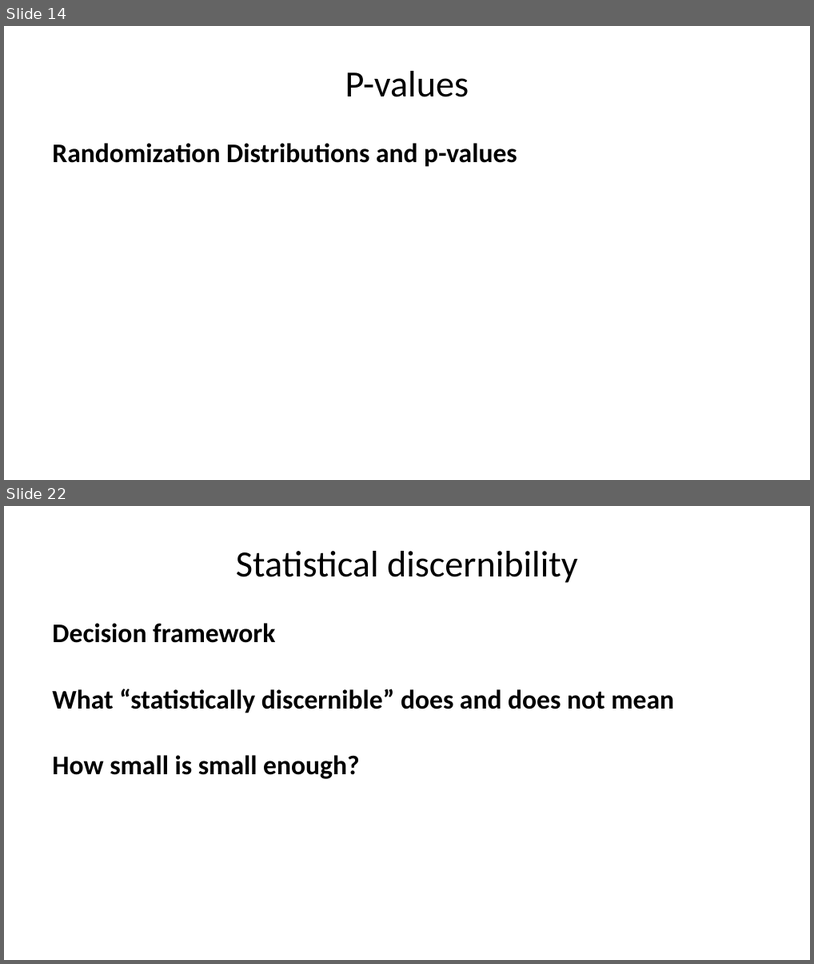
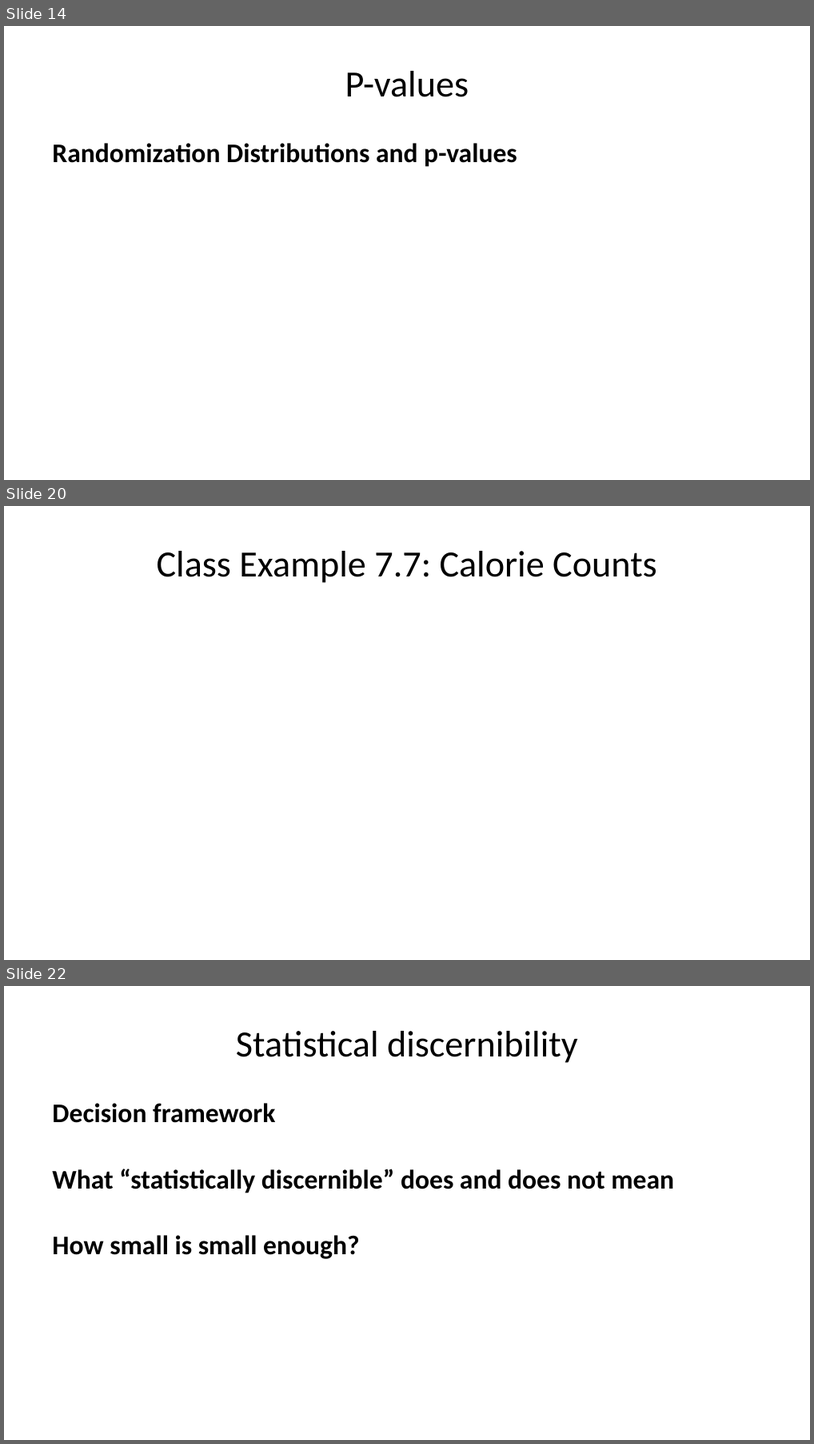
Before and after one commit to DataScienceUWL/DataScienceUWL.github.io, a slide deck: STAT145/resources-2027/randomization/slides.pptx. Shown one above the other, each under a label of ours: slides 14 and 22 before the commit, slides 14, 20 and 22 after it; the slides between them are not shown. The pictures are 814x964 and 814x1444 pixels, drawn with LibreOffice and Linux fonts; fonts in the diff are those of the drawing. Boxes give left, top, right and bottom in pixels: in the first picture for what was removed or moved away, otherwise in the second. Text is boxed around its words. In the diff, an @@ line names an element or a change of style, - is before the commit and + after.

```diff
--- a/STAT145/resources-2027/randomization/slides.pptx
+++ b/STAT145/resources-2027/randomization/slides.pptx
@@ slide 20 added at (4,506,810,960), background #FFFFFF @@
@@ title added at (157,551,658,583), 33 pt, text #000000 @@
+Class Example 7.7: Calorie Counts
```
Also in this commit, not shown: 14 slides changed, 2 other slides added, 3 slides removed, 12 other files.
